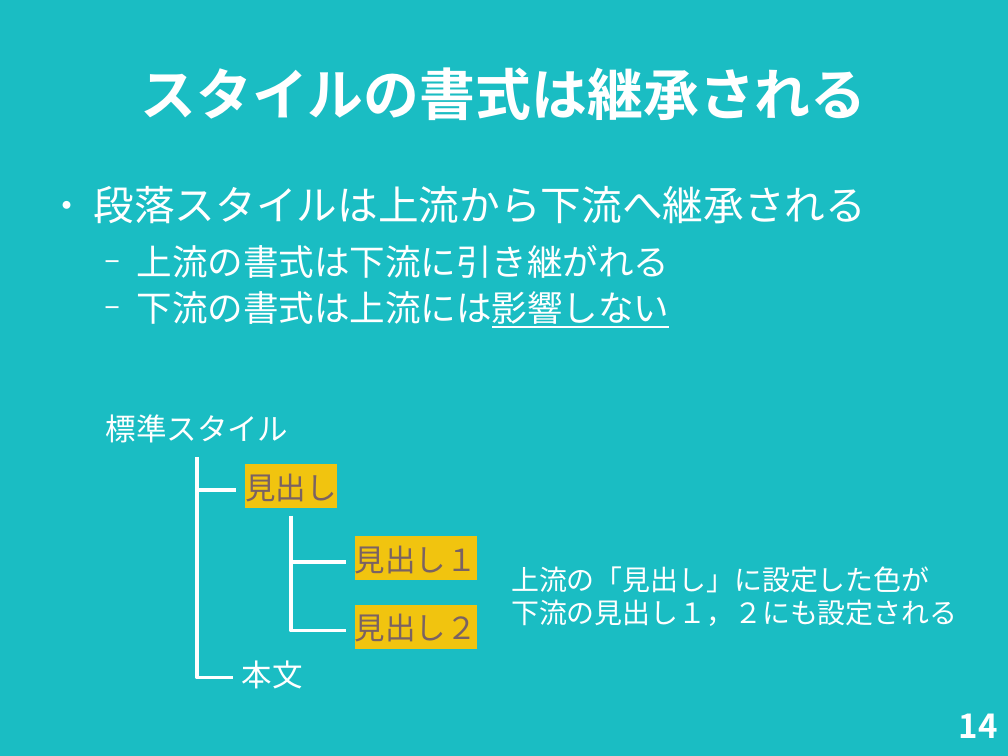
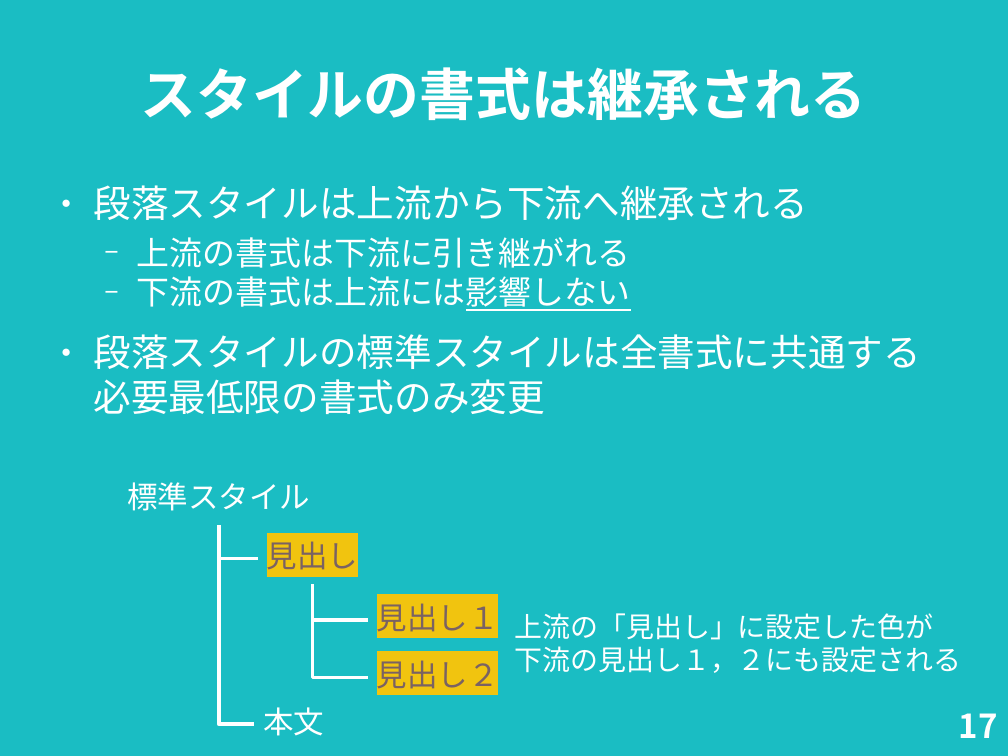
Before and after one commit to nogajun/libreofficekaigi2018-handson, a slide deck: slide 17 of docs/20180512-writer_handson_slide.odp (slide 14 before the commit). Drawn at 1008x756 pixels with LibreOffice and Linux fonts; fonts in the diff are those of the drawing. Boxes give left, top, right and bottom in pixels: in the first picture for what was removed or moved away, otherwise in the second. Text is boxed around its words. In the diff, an @@ line names an element or a change of style, - is before the commit and + after.

```diff
--- a/docs/20180512-writer_handson_slide.odp
+++ b/docs/20180512-writer_handson_slide.odp
@@ text at bbox=[94, 185, 808, 311]: size 32 to 29.6 pt in "段落スタイルは上流から下流へ継承される"; size 28 to 25.9 pt in "上流の書式は下流に引き継がれる", "下流の書式は上流には影響しない"; less space between paragraphs @@
@@ text at bbox=[94, 334, 921, 414]: paragraph added @@
+● 段落スタイルの標準スタイルは全書式に共通する
+  必要最低限の書式のみ変更
@@ 2 texts, 1 elbow line: place and size @@
-2 texts, 1 elbow line at bbox=[106, 414, 336, 502]
+2 texts, 1 elbow line at bbox=[127, 482, 358, 570]
@@ elbow line moved from (198, 457) - (233, 678) to (219, 526) - (254, 724) @@
@@ elbow line moved from (291, 516) - (346, 631) to (313, 584) - (368, 678) @@
@@ elbow line moved from (291, 516) - (346, 563) to (313, 584) - (368, 620) @@
@@ text "見出し１" rewrapped from bbox=[355, 545, 477, 574] to bbox=[377, 598, 499, 637] @@
@@ text "上流の「見出し」に設定した色が": place and size @@
-text "上流の「見出し」に設定した色が" at bbox=[511, 566, 957, 626]
+text "上流の「見出し」に設定した色が" at bbox=[515, 613, 961, 673]
@@ text "見出し２" rewrapped from bbox=[355, 613, 477, 642] to bbox=[377, 655, 499, 694] @@
@@ text "本文": place and size @@
-text "本文" at bbox=[242, 660, 303, 689]
+text "本文" at bbox=[263, 707, 324, 736]
@@ page number at bbox=[959, 713, 998, 738]: text changed @@
-14
+17
```
Also in this commit, not shown: 8 other slides changed, 4 slides added, 1 slide removed, 1 other file.
